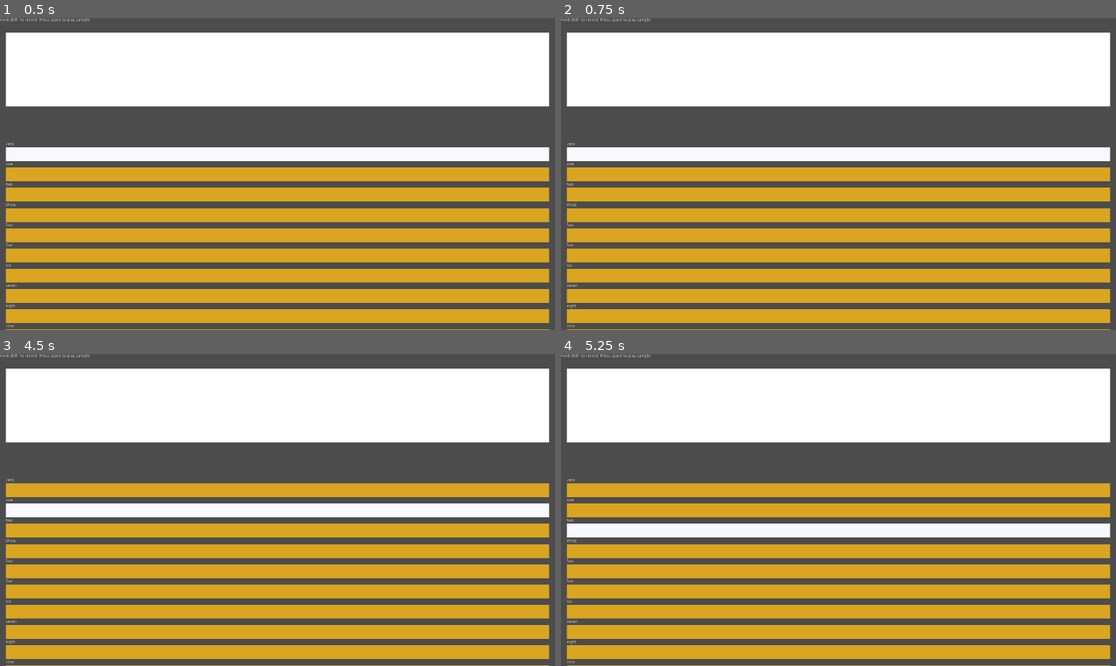
Above: before the commit, frames 1-4 (two rows, left to right).
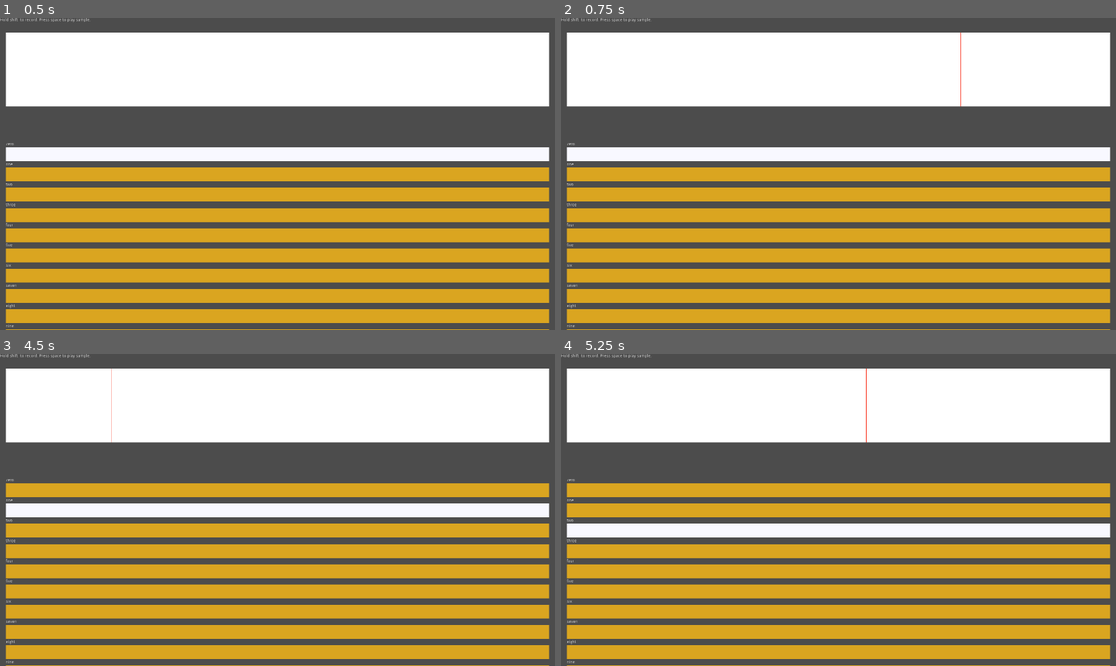
Above: after the commit, the same moments.

Repository: tangentstorm/fnarbmlyx
Game: Godot game, scene res://main.tscn
Same seed, same stepped clock (60 frames per second), same inputs: the game is played once before the commit and once after it.
Inputs (mouse positions are in pixels of both pictures, inside the frame that each line leads up to):
- Up to frame 1 (0.5 s): no input
- Up to frame 2 (0.75 s): tap Space (ui_select) at 0.5, 0.6 s; move the mouse to (960, 158) at 0.52 s; hold Up from 0.53 s (still down); click (960, 158) at 0.67 s
- Up to frame 3 (4.5 s): tap Space (ui_select) at 0.77, 1.07, 1.25, 2, 2.1, 2.75, 3.5, 3.6, 3.77, 4.07, 4.25 s; release Up at 1.25 s; drag from (166, 525) to (249, 572) at 1.27 s; move the mouse to (333, 441) at 2.02 s; hold Up 2.03-2.75 s; drag from (249, 572) to (111, 463) at 2.77 s; move the mouse to (444, 556) at 3.52 s; hold Down 3.53-4.25 s; drag from (111, 463) to (194, 432) at 4.27 s
- Up to frame 4 (5.25 s): move the mouse to (866, 510) at 5.02 s; hold Down from 5.03 s (still down); tap Space (ui_select) at 5.1 s; click (866, 510) at 5.17 s

Frame 1 is identical in both runs. In frame 2, less than 0.1% of the frame differs, in the area x 71-73%, y 4-29%; in frame 3, less than 0.1%; in frame 4, less than 0.1%.
Error before the commit: Invalid call. Nonexistent function 'get_length' in base 'Nil'. (res://ClipScroller.gd:41)

Commit message:
make player a nodepath property on ClipScroller

Diff:
--- a/ClipScroller.gd
+++ b/ClipScroller.gd
@@ -5,13 +5,14 @@
 export var end    : float = 0.0
 export var head   : float = 0.0 setget _set_head
 export var timeScale : int = 128 setget _set_timeScale, _get_timeScale
+export var playerPath : NodePath #setget _set_playerPath
 
 onready var clipNode = $ClipContainer/AudioClip
 onready var headNode = $ClipContainer/PlayHead
+onready var player = get_node(playerPath)
 
 var playing = false
 var mix_rate = 44100
-
 
 func _set_timeScale(x):
 	clipNode.timeScale = x
@@ -34,18 +35,19 @@
 	headNode.rect_position.x = timeToPixels(x)
 
 func play():
+	if clipNode.sample == null: return
 	if head >= end: head = start
 	playing = true
-	$AudioStreamPlayer.stream = clipNode.sample
+	player.stream = clipNode.sample
 	print("end is:", end)
 	print("length is:", clipNode.sample.get_length())
 	print("playing from ", head)
-	$AudioStreamPlayer.play(head)
-	yield($AudioStreamPlayer, "finished")
+	player.play(head)
+	yield(player, "finished")
 
 func stop():
 	self.playing = false
-	$AudioStreamPlayer.stop()
+	player.stop()
 
 func timeToPixels(t:float) -> float:
 	return t * mix_rate / timeScale
--- a/main.tscn
+++ b/main.tscn
@@ -15,6 +15,9 @@
 stream = SubResource( 1 )
 autoplay = true
 bus = "Record"
+
+[node name="AudioStreamPlayer" type="AudioStreamPlayer" parent="."]
+autoplay = true
 
 [node name="Label" type="Label" parent="."]
 margin_right = 194.0
@@ -34,6 +37,7 @@
 __meta__ = {
 "_edit_use_anchors_": false
 }
+playerPath = NodePath("../AudioStreamPlayer")
 
 [node name="ClipContainer" type="Container" parent="ClipScroller"]
 margin_right = 1880.0
@@ -54,9 +58,6 @@
 margin_bottom = 256.0
 rect_min_size = Vector2( 1, 256 )
 color = Color( 0.972549, 0.113725, 0.0235294, 1 )
-
-[node name="AudioStreamPlayer" type="AudioStreamPlayer" parent="ClipScroller"]
-autoplay = true
 
 [node name="Prompter" type="Node2D" parent="."]
 position = Vector2( 0, 430 )
